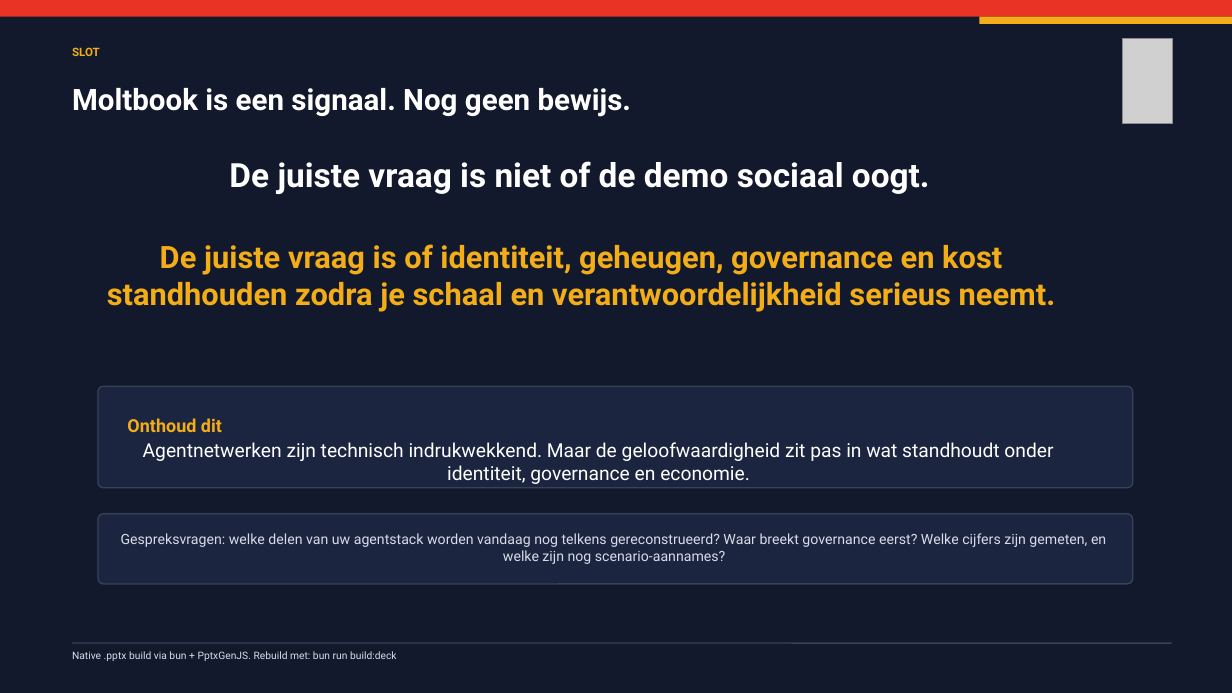
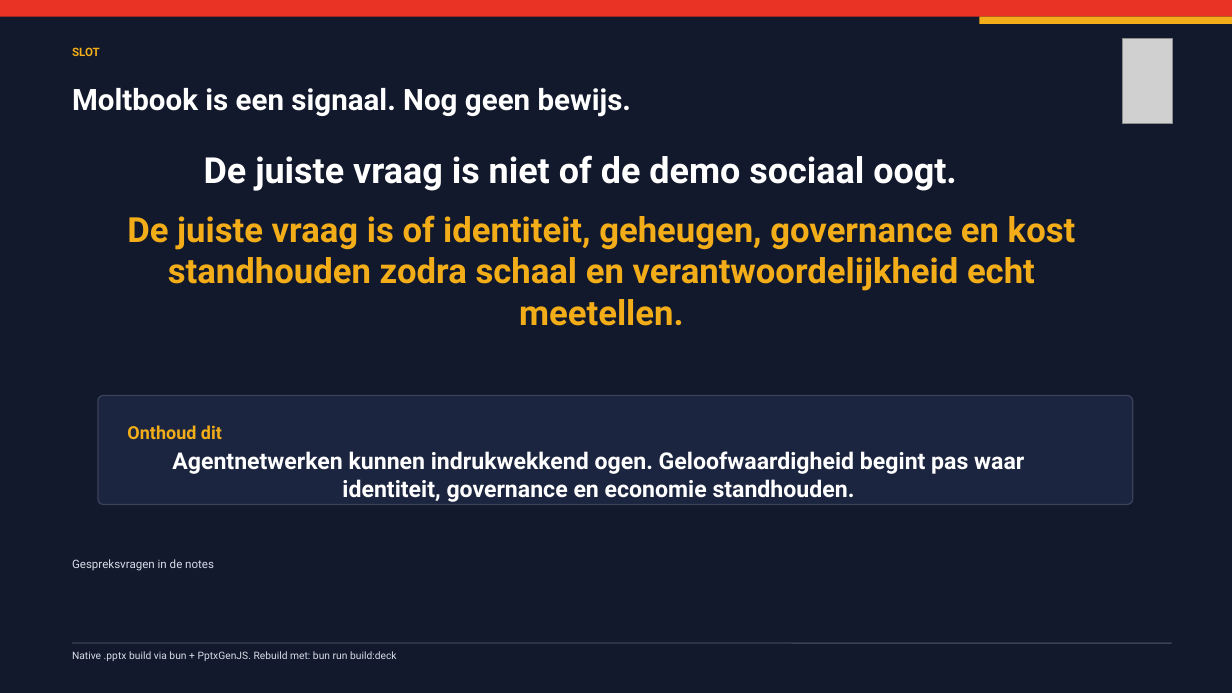
Before and after one commit to lennertvhoy/moltbook-session, a slide deck: slide 10 of release/Moltbook.pptx. Drawn at 1232x693 pixels with LibreOffice and Linux fonts; fonts in the diff are those of the drawing; grey boxes stand for pictures. Boxes give left, top, right and bottom in pixels: in the first picture for what was removed or moved away, otherwise in the second. Text is boxed around its words. In the diff, an @@ line names an element or a change of style, - is before the commit and + after.

```diff
--- a/release/Moltbook.pptx
+++ b/release/Moltbook.pptx
@@ text "De juiste vraag is niet ..." at (204,155,957,191): size 26 to 28 pt @@
@@ text at (127,215,1076,326): text changed; size 24 to 27 pt @@
-De juiste vraag is of identiteit, geheugen, governance en kost standhouden zodra je schaal en verantwoordelijkheid serieus neemt.
+De juiste vraag is of identiteit, geheugen, governance en kost standhouden zodra schaal en verantwoordelijkheid echt meetellen.
@@ rounded rectangle: place and size @@
-rounded rectangle at (98,386,1133,488)
+rounded rectangle at (98,396,1133,505)
@@ rounded rectangle at (98,396,1133,505): proportions changed @@
@@ text "Onthoud dit": place and size @@
-text "Onthoud dit" at (127,418,222,432)
+text "Onthoud dit" at (127,425,222,439)
@@ text at (172,451,1024,502): text changed; size 15 to 18 pt; bold on @@
-Agentnetwerken zijn technisch indrukwekkend. Maar de geloofwaardigheid zit pas in wat standhoudt onder identiteit, governance en economie.
+Agentnetwerken kunnen indrukwekkend ogen. Geloofwaardigheid begint pas waar identiteit, governance en economie standhouden.
@@ rounded rectangle removed at (98,514,1133,584) @@
@@ text removed at (121,533,1106,564) @@
-Gespreksvragen: welke delen van uw agentstack worden vandaag nog telkens gereconstrueerd? Waar breekt governance eerst? Welke cijfers zijn gemeten, en welke zijn nog scenario-aannames?
@@ text added at (72,559,214,571), 9 pt, text #D7DCE7 @@
+Gespreksvragen in de notes
```
Also in this commit, not shown: 5 other slides changed, 11 other files.
